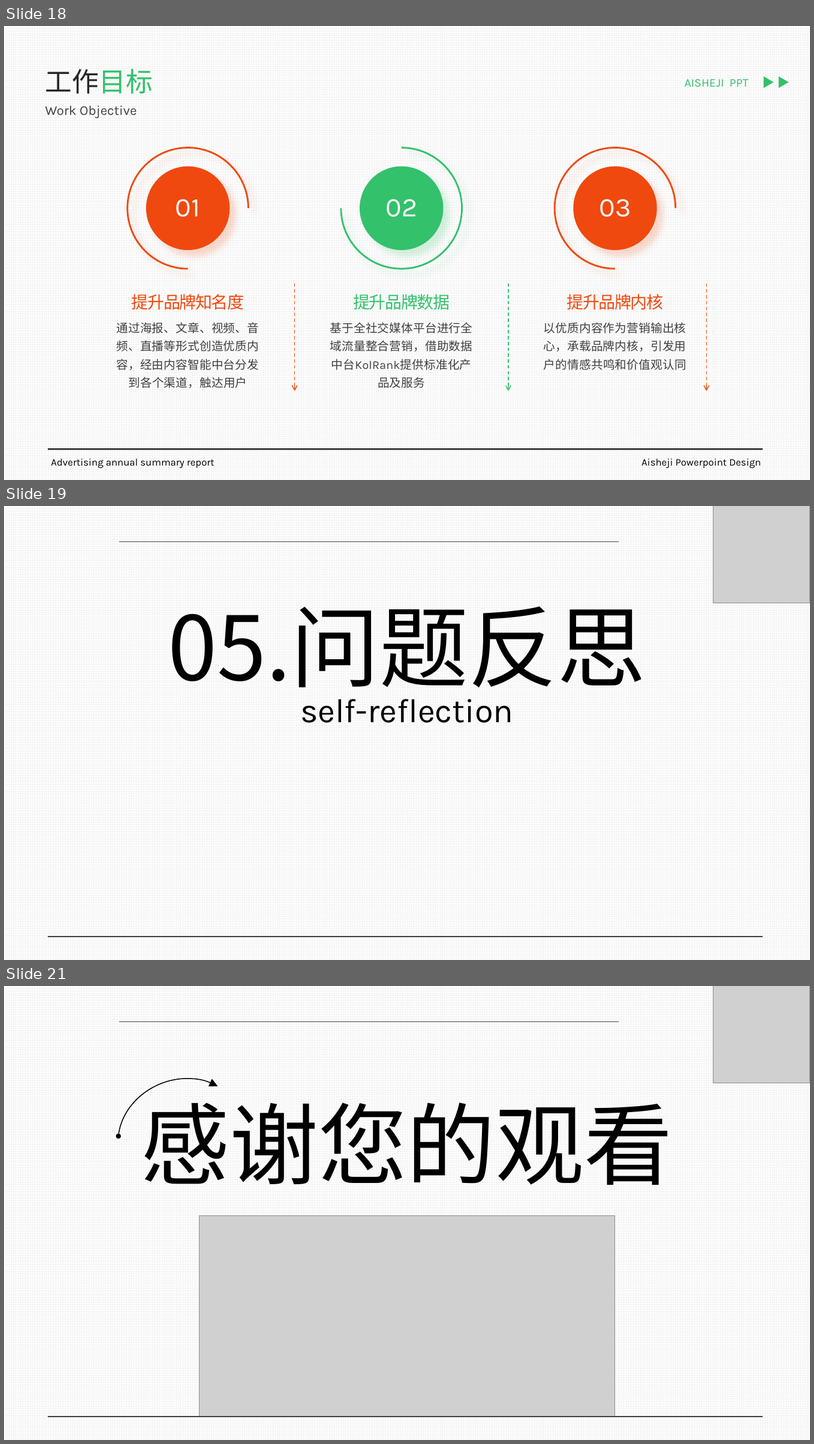
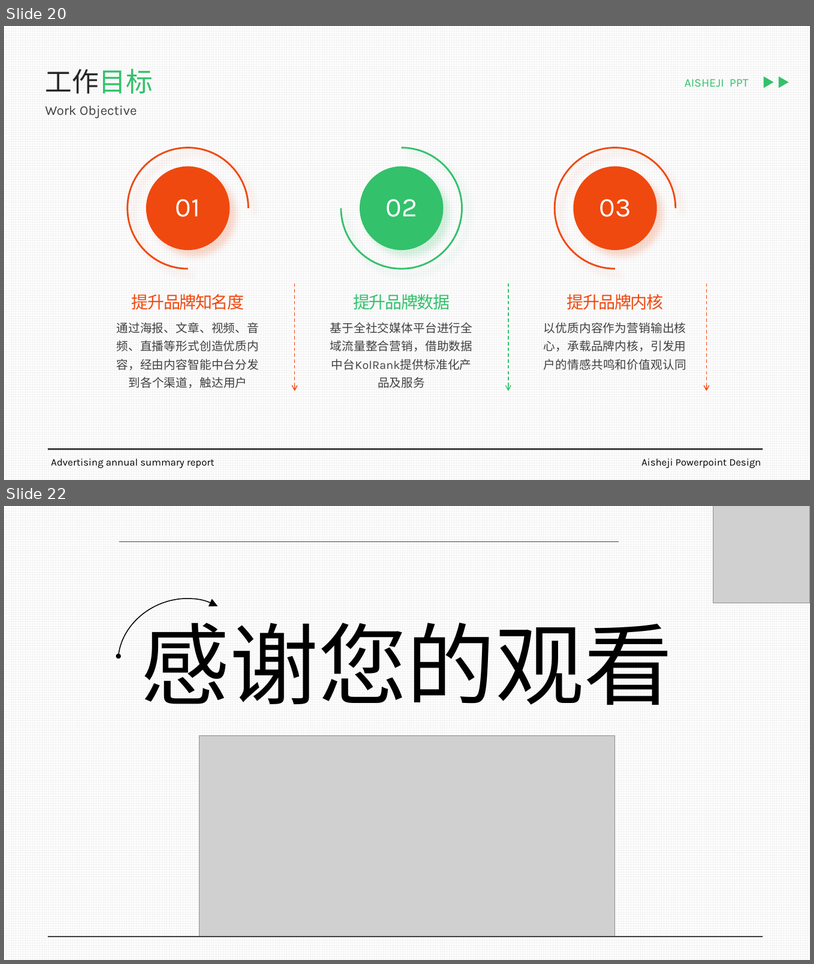
Before and after one commit to luxingzhi27/Tongji_SAD_2023_project, a slide deck: assignment3/期末展示.pptx. Shown one above the other, each under a label of ours: slides 18, 19 and 21 before the commit, slides 20 and 22 after it; the slides between them are not shown. The pictures are 814x1444 and 814x964 pixels, drawn with LibreOffice and Linux fonts; fonts in the diff are those of the drawing; grey boxes stand for pictures. Boxes give left, top, right and bottom in pixels: in the first picture for what was removed or moved away, otherwise in the second. Text is boxed around its words. In the diff, an @@ line names an element or a change of style, - is before the commit and + after.

```diff
--- a/assignment3/期末展示.pptx
+++ b/assignment3/期末展示.pptx
@@ slide 19 removed at (x1=4, y1=506, x2=810, y2=960), background pattern #F2F2F2 on #FFFFFF @@
@@ picture removed at (x1=714, y1=506, x2=810, y2=603) @@
@@ line removed from (119, 541) to (619, 541) @@
@@ text removed at (x1=168, y1=606, x2=647, y2=702) @@
-05.问题反思
@@ text removed at (x1=300, y1=699, x2=514, y2=723) @@
-self-reflection
@@ line removed from (48, 936) to (763, 936) @@
@@ what was slide 18 is now slide 20 @@
@@ what was slide 21 is now slide 22 @@
```
Also in this commit, not shown: 1 slide changed, 3 slides added, 1 other slide removed.
